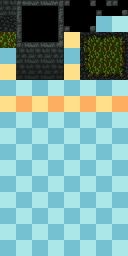
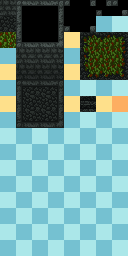
Revision of a layered 128×256 image; what changed, layer by layer:
renamed "Calque 1" to "Calque 3", painted on it over [16, 24, 96, 128]
